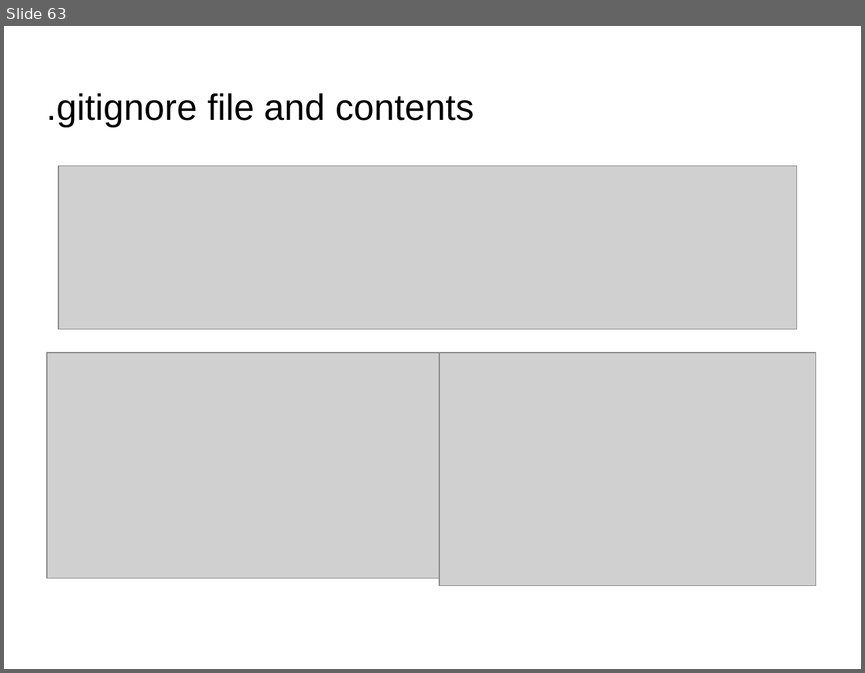
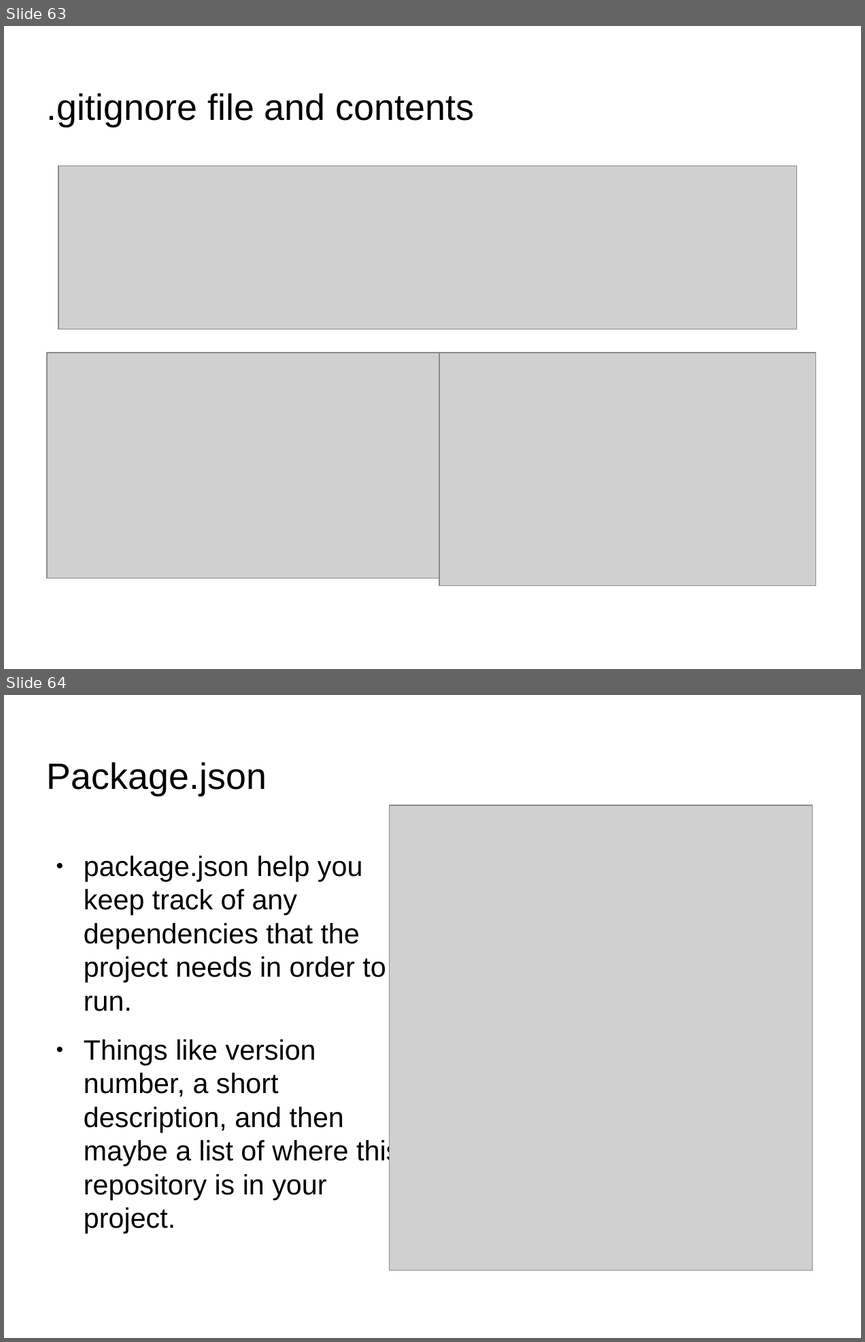
Before and after one commit to anumsh/Learning-Git-and-Github, a slide deck: git_and_GitHub.odp. Shown one above the other, each under a label of ours: slide 63 before the commit, slides 63 and 64 after it. The pictures are 865x673 and 865x1342 pixels, drawn with LibreOffice and Linux fonts; fonts in the diff are those of the drawing; grey boxes stand for pictures; background and template pictures are left out. Boxes give left, top, right and bottom in pixels: in the first picture for what was removed or moved away, otherwise in the second. Text is boxed around its words. In the diff, an @@ line names an element or a change of style, - is before the commit and + after.

```diff
--- a/git_and_GitHub.odp
+++ b/git_and_GitHub.odp
@@ slide 64 added at box(4, 695, 861, 1338), background picture (left out) @@
@@ title added at box(47, 762, 266, 796), 33.9 pt, text #000000 @@
+Package.json
@@ picture added at box(390, 805, 813, 1270) @@
@@ text added at box(84, 855, 400, 1233), 26 pt, text #000000 @@
+● package.json help you keep track of any dependencies that the project needs in order to run.
+● Things like version number, a short description, and then maybe a list of where this repository is in your project.
```
Also in this commit, not shown: 1 slide changed, 9 other slides added, 3 other files.
